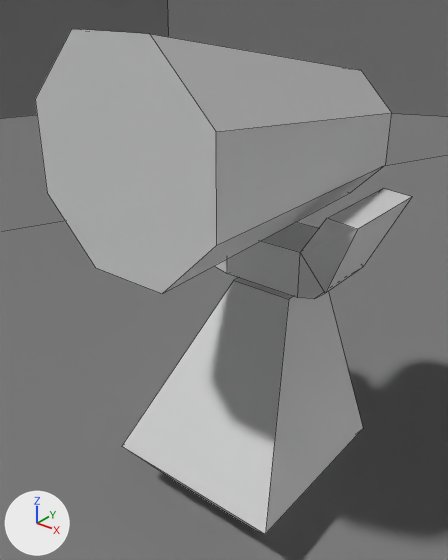
The Blender file Assets/boowoom_models.blend, before and after one commit.
The view is the same before and after, from a 50 mm lens placed at (0.531, -0.725, 0.848), pointed at (-0.03, -0.024, 0.413). Lighting does not change. The marker at lower left points along +X, +Y and +Z. Mesh edges are drawn as thin lines.

In view in the first picture: 'BARREL', 'BASE', 'HINGE', 'STAGE'.
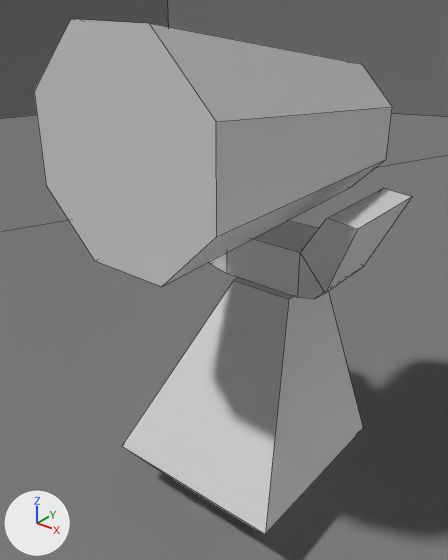
What differs and where, as boxes [x1, y1, x2, y2] in the pictures (448 x 560 px):
'BARREL', moved: before [35, 29, 392, 294]; after [34, 19, 392, 286]

Edits to the bpy script that builds the scene:
```text
Change me_cylinder_001:
    where me_cylinder_001.from_pydata(...)  # 16 vertices, 10 faces; spans x -0.145..0.145, y -0.325..0.172, z -0.053..0.239
    used by ob_barrel; location = (0.0, 0.071, 0.559)
    me_cylinder_001 part 1: the whole mesh is moved by (0.0, 0.0, -0.059)
Change ob_barrel:
    ob_barrel.location: (0.0, 0.071, 0.559) -> (0.0, 0.071, 0.628)
```
